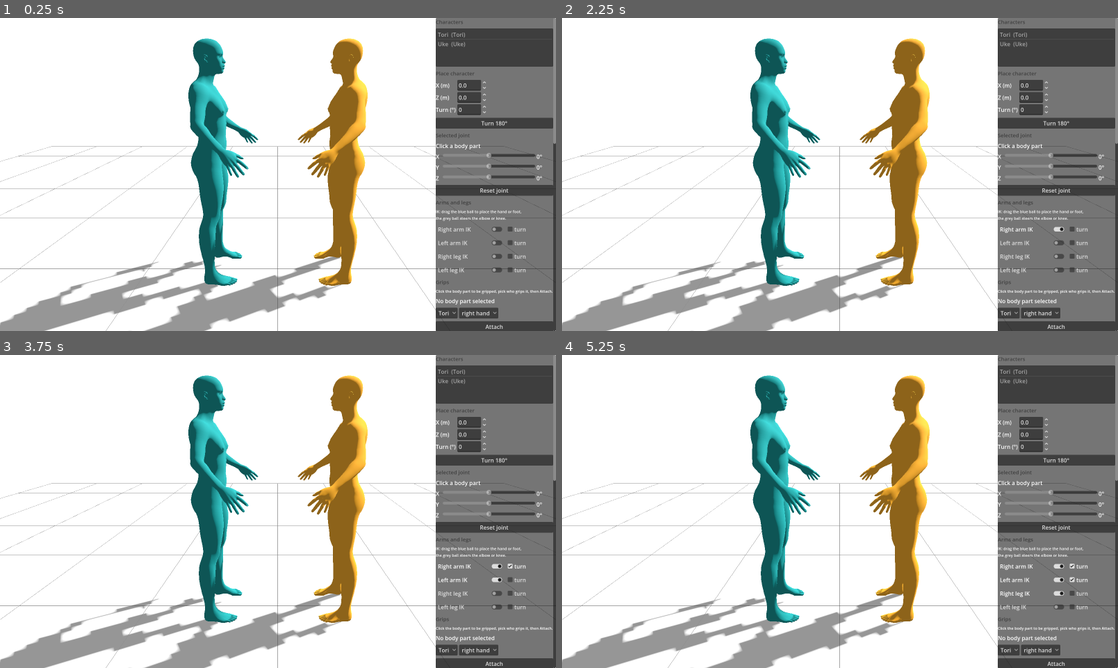
Above: before the commit, frames 1-4 (two rows, left to right).
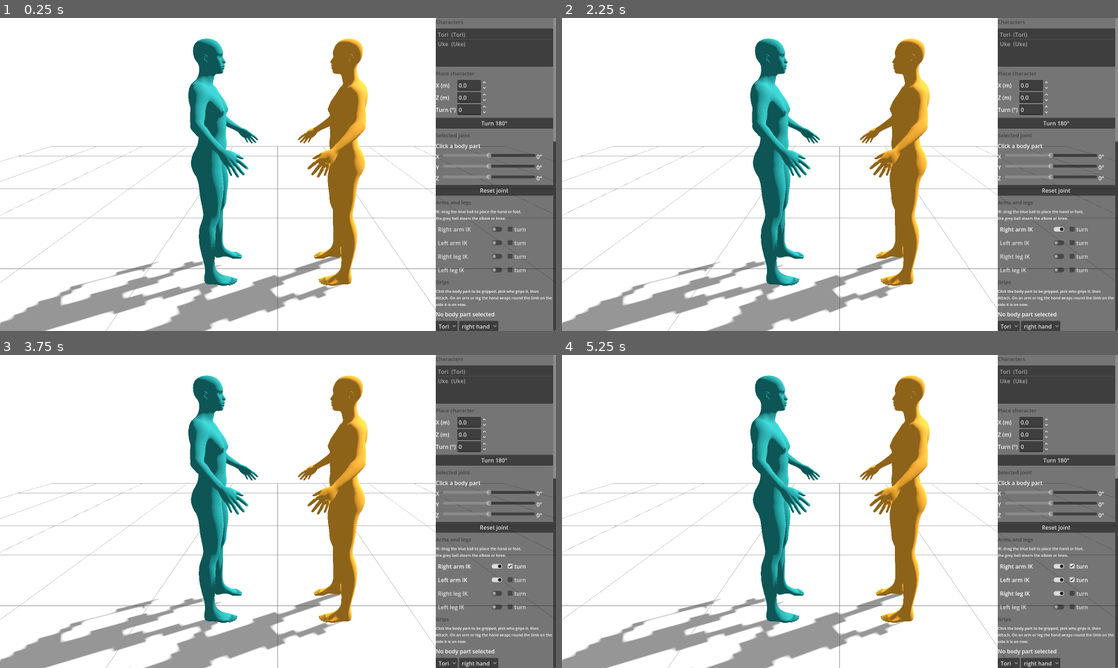
Above: after the commit, the same moments.

Repository: jop3/kamae
Game: Godot game, scene res://src/app/Main.tscn
Two runs of this game, one before a commit and one after it. Both use one fixed random seed, a clock stepped at 60 frames per second and the inputs below.
Inputs (mouse positions are in pixels of both pictures, inside the frame that each line leads up to):
- Up to frame 1 (0.25 s): no input
- Up to frame 2 (2.25 s): click (1056, 327) at 0.5 s, where only the run before the commit has a clickable "Attach"; click "Turn 180°" at 1.25 s; click "Right arm IK" at 2 s
- Up to frame 3 (3.75 s): click "turn" at 2.75 s; click "Left arm IK" at 3.5 s
- Up to frame 4 (5.25 s): click "turn" at 4.25 s; click "Right leg IK" at 5 s

The runs differ from the first frame. In frame 1, 1.0% of the frame differs, in the area x 78-100%, y 39-100%; in frame 2, 1.0%; in frame 3, 1.0%; in frame 4, 1.0%.

Commit message:
Wrap a gripping hand round the gripped limb (katatedori), used by the Attach button
Co-Authored-By: Claude Fable 5.1 <noreply@anthropic.com>
Claude-Session: https://claude.ai/code/session_01UcSQsWZzi6KyCSo7jtnhzd

Diff:
--- a/src/app/Main.gd
+++ b/src/app/Main.gd
@@ -69,7 +69,7 @@
 	return [floor_grid]
 
 
-## Test hook: a katatedori grip — Uke's hand attached to Tori's wrist, held by the grip system.
+## Test hook: a katatedori grip — Uke's hand wrapped around Tori's wrist, held by the grip system.
 func _render_demo_still(path: String) -> void:
 	var tori: CharacterRig = posing_scene.get_character("tori")
 	var uke: CharacterRig = posing_scene.get_character("uke1")
@@ -82,25 +82,33 @@
 	await controller.set_limb_mode(uke, "LeftArm", Limb.Mode.IK)
 	for i in 3:
 		await get_tree().process_frame
-	uke.limbs["LeftArm"].target.global_position = tori.bone_world_transform("RightLowerArm").origin + Vector3(0, 0.03, 0)
+	# Uke's hand comes in from above the wrist; the wrap keeps it on that side.
+	uke.limbs["LeftArm"].target.global_position = tori.bone_world_transform("RightLowerArm").origin + Vector3(0, 0.06, 0.12)
 	for i in 3:
 		await get_tree().process_frame
-	grip_director.attach(uke, "Left", GripTarget.for_bone(posing_scene, "tori", "RightLowerArm"))
-	uke.fingers.apply_grip_preset("Left")
+	grip_director.attach_wrapped(uke, "Left", tori, "RightLowerArm")
+	for f in FingerCurl.FINGERS:
+		uke.fingers.set_curl("Left", f, 0.55)
+	uke.fingers.set_curl("Left", "Thumb", 0.7)
 	# Now move Tori: the grip must hold without touching Uke again.
 	controller.set_root(tori, Vector3(0.05, 0, -0.20), deg_to_rad(12))
 	for i in 4:
 		await get_tree().process_frame
 	print("grip error after moving Tori: %.4f m" % grip_director.worst_error())
-	camera.look_from(Vector3(0.9, 0.30, 0.5), Vector3(0, 1.05, 0), 2.0)
-	for i in 3:
-		await get_tree().process_frame
-	await StillExport.capture(get_viewport(), path, false, _hide_always(), _hide_for_transparent())
-	print("demo still saved: ", path)
+	var wrist: Vector3 = tori.bone_world_transform("RightHand").origin
+	var views := {"": [Vector3(0.9, 0.30, 0.5), Vector3(0, 1.05, 0), 2.0],
+		"_grip": [Vector3(-0.8, 0.3, 0.3), wrist, 0.45]}
+	for suffix in views:
+		var v: Array = views[suffix]
+		camera.look_from(v[0], v[1], v[2])
+		for i in 3:
+			await get_tree().process_frame
+		var p: String = path.get_basename() + str(suffix) + ".png"
+		await StillExport.capture(get_viewport(), p, false, _hide_always(), _hide_for_transparent())
+		print("demo still saved: ", p)
 	get_tree().quit()
 
 
-## Test hook: Tori holds a bokken with both hands via the grip system.
 func _render_demo_weapon(path: String) -> void:
 	# Chudan kamae with a bokken, built the way paired practice is meant to be authored: the weapon
 	# is placed directly (weapon-driven) and both hands snap onto it at their canonical hold.
--- a/src/posing/GripDirector.gd
+++ b/src/posing/GripDirector.gd
@@ -92,6 +92,76 @@
 	weapon.hold = state["hold"].duplicate()
 	weapon.global_transform = state["xf"]
 	_rebuild()
+
+
+## How far the palm centre sits off a gripped limb's axis: a fist closes to about 2.5 cm from
+## its own axis and a wrist is about 4 cm across, so the palm rides just off the bone line.
+const WRAP_RADIUS := 0.02
+
+## Attaches a hand to a limb bone of another character with the hand wrapped around it, the
+## way a real katatedori takes the wrist: the bone is treated as a shaft, the hand is placed at
+## the point of the bone nearest to where it is now, on the same side of the bone it is on now,
+## with the shaft across its palm and the fingers closing round it. With `snap` false this is
+## an ordinary `attach` that freezes the hand wherever it is.
+func attach_wrapped(gripper: CharacterRig, hand: String, target_rig: CharacterRig, bone: String, snap := true) -> Grip:
+	var target := GripTarget.for_bone(scene, target_rig.character_id, bone)
+	if not snap:
+		return attach(gripper, hand, target)
+	var hand_world := wrapped_hand_transform(gripper, hand, target_rig, bone)
+	gripper.set_limb_mode(hand + "Arm", Limb.Mode.IK)
+	var limb: Limb = gripper.limbs[hand + "Arm"]
+	limb.target.global_transform = hand_world
+	limb.reset_pole()
+	var grip := Grip.new()
+	grip.gripper_id = gripper.character_id
+	grip.hand = hand
+	grip.target = target
+	grip.target.bind(scene)
+	grip.offset = target.world_transform().affine_inverse() * hand_world
+	_add(grip)
+	if controller:
+		controller.undo.create_action("Grip %s" % grip.describe())
+		controller.undo.add_do_method(_add.bind(grip))
+		controller.undo.add_undo_method(_remove.bind(grip))
+		controller.undo.commit_action(false)
+	return grip
+
+
+## Where `gripper`'s `hand` should be to wrap around `bone` of `target_rig`, given where the
+## hand is now (nearest point along the bone, same side of it).
+func wrapped_hand_transform(gripper: CharacterRig, hand: String, target_rig: CharacterRig, bone: String) -> Transform3D:
+	var bone_xf := target_rig.bone_world_transform(bone)
+	var joint := bone_xf.origin
+	var child := _child_joint(target_rig, bone)
+	var axis := (child - joint).normalized()
+	var length := joint.distance_to(child)
+	var palm_now: Vector3 = gripper.bone_world_transform(hand + "Hand") * Weapon.palm_centre(gripper, hand)
+	var t := clampf((palm_now - joint).dot(axis) / maxf(length, 1e-3), 0.25, 0.9)
+	var on_axis := joint + axis * t * length
+	var radial := palm_now - on_axis
+	radial -= axis * radial.dot(axis)
+	if radial.length() < 1e-3:
+		radial = gripper.global_transform.basis.z
+		radial -= axis * radial.dot(axis)
+	radial = radial.normalized()
+	# The shaft frame: +Y along the bone, the palm-facing side (-Z of a weapon) toward the bone.
+	var width_now: Vector3 = gripper.bone_world_transform(hand + "Hand").basis * gripper.fingers.palm_width(hand)
+	var y := axis if width_now.dot(axis) >= 0.0 else -axis
+	var z := radial
+	var x := y.cross(z).normalized()
+	var shaft := Transform3D(Basis(x, y, z).orthonormalized(), on_axis + radial * WRAP_RADIUS)
+	var hold := Transform3D(Weapon.canonical_basis(gripper, hand), Weapon.palm_centre(gripper, hand))
+	return shaft * hold.affine_inverse()
+
+
+func _child_joint(rig: CharacterRig, bone: String) -> Vector3:
+	var sk := rig.skeleton
+	var idx := sk.find_bone(bone)
+	for i in sk.get_bone_count():
+		if sk.get_bone_parent(i) == idx:
+			return rig.bone_world_transform(sk.get_bone_name(i)).origin
+	# A leaf bone: extend along its own +Y by its rest length guess.
+	return rig.bone_world_transform(bone) * Vector3(0, 0.1, 0)
 
 
 ## Attaches a second (or any) hand to a weapon at `t`. With `snap`, the hand's IK target is first
--- a/src/ui/SidePanel.gd
+++ b/src/ui/SidePanel.gd
@@ -123,7 +123,7 @@
 
 	vb.add_child(_header("Grips"))
 	var grip_hint := Label.new()
-	grip_hint.text = "Click the body part to be gripped, pick who grips it, then Attach."
+	grip_hint.text = "Click the body part to be gripped, pick who grips it, then Attach. On an arm or leg the hand wraps round the limb on the side it is on now."
 	grip_hint.add_theme_font_size_override("font_size", 11)
 	grip_hint.autowrap_mode = TextServer.AUTOWRAP_WORD_SMART
 	vb.add_child(grip_hint)
@@ -317,7 +317,9 @@
 	if gripper == null or gripper == controller.selected_rig:
 		return   # a hand cannot grip its own body
 	var hand := "Right" if _grip_hand.selected == 0 else "Left"
-	grips.attach(gripper, hand, GripTarget.for_bone(scene, controller.selected_rig.character_id, controller.selected_bone))
+	# A limb bone is gripped by wrapping the hand around it; anything else freezes the hand where it is.
+	var wrap := controller.selected_rig.limb_for_bone(controller.selected_bone) != ""
+	grips.attach_wrapped(gripper, hand, controller.selected_rig, controller.selected_bone, wrap)
 
 
 func _on_release_pressed() -> void:
--- a/tests/test_m3.gd
+++ b/tests/test_m3.gd
@@ -129,6 +129,29 @@
 	ctrl.set_root(tori, Vector3(0.05, 0, -0.24), deg_to_rad(8))
 	await settle()
 
+	# --- wrapping a hand round a wrist -----------------------------------
+	# The attach used by the panel places the hand round the limb like a real katatedori: the
+	# palm centre rides just off the forearm axis and the shaft runs across the palm.
+	for g in director.grips.duplicate():
+		director._remove(g)
+	await settle()
+	uke.limbs["LeftArm"].target.global_position = tori.bone_world_transform("RightLowerArm").origin + Vector3(0, 0.06, 0.10)
+	await settle()
+	director.attach_wrapped(uke, "Left", tori, "RightLowerArm")
+	await settle(3)
+	var elbow: Vector3 = tori.bone_world_transform("RightLowerArm").origin
+	var wrist: Vector3 = tori.bone_world_transform("RightHand").origin
+	var forearm_axis: Vector3 = (wrist - elbow).normalized()
+	var palm: Vector3 = uke.bone_world_transform("LeftHand") * Weapon.palm_centre(uke, "Left")
+	var rel: Vector3 = palm - elbow
+	var off_axis: float = (rel - forearm_axis * rel.dot(forearm_axis)).length()
+	var along: float = rel.dot(forearm_axis) / elbow.distance_to(wrist)
+	var width_world: Vector3 = uke.bone_world_transform("LeftHand").basis * uke.fingers.palm_width("Left")
+	check(grips_hold(), "the wrapped grip holds (error %.4f, shortfall %.4f)" % [director.worst_error(), worst_shortfall()])
+	check(off_axis < 0.035, "the wrapped palm sits on the forearm (%.3f m off its axis)" % off_axis)
+	check(along > 0.2 and along < 0.95, "the wrap is on the forearm, not beyond a joint (%.2f of its length)" % along)
+	check(absf(width_world.normalized().dot(forearm_axis)) > 0.85, "the forearm runs across the palm (%.2f)" % absf(width_world.normalized().dot(forearm_axis)))
+
 	# --- removing a character cleans up its grips --------------------------
 	scene.remove_character("uke2")
 	await settle()
Not shown, changed: docs/engine-notes.md
